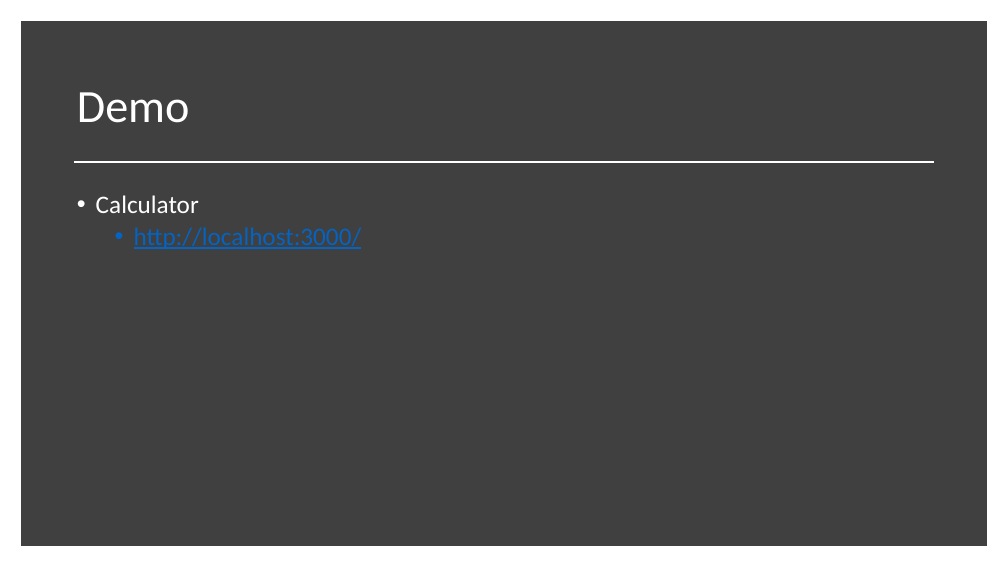
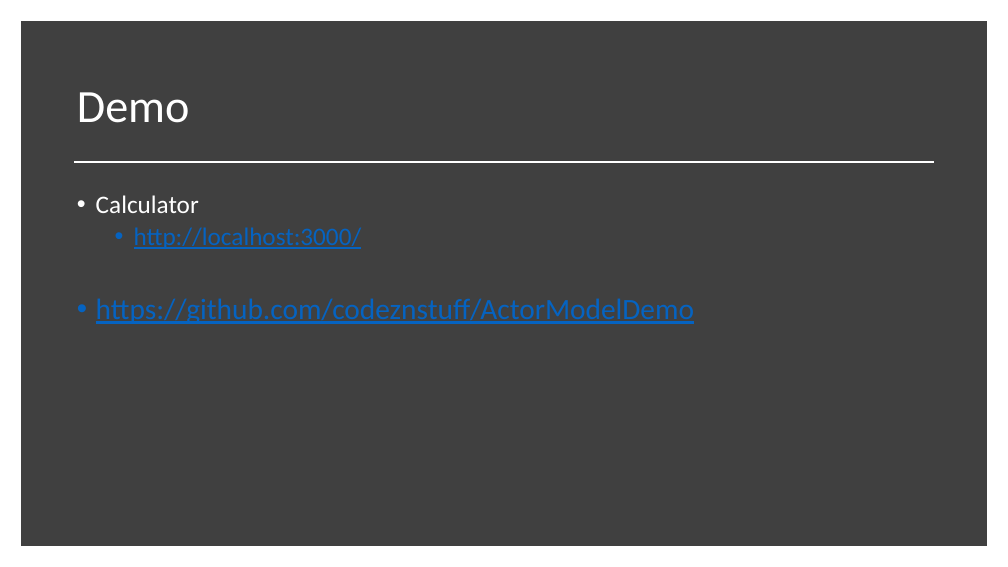
Before and after one commit to codeznstuff/ActorModelDemo, a slide deck: slide 10 of Docs/ActorModel.pptx. Drawn at 1008x567 pixels with LibreOffice and Linux fonts; fonts in the diff are those of the drawing. Boxes give left, top, right and bottom in pixels: in the first picture for what was removed or moved away, otherwise in the second. Text is boxed around its words. In the diff, an @@ line names an element or a change of style, - is before the commit and + after.

Commit message:
add url

```diff
--- a/Docs/ActorModel.pptx
+++ b/Docs/ActorModel.pptx
@@ text at bbox=[96, 298, 694, 324]: paragraph added @@
+• https://github.com/codeznstuff/ActorModelDemo
```
